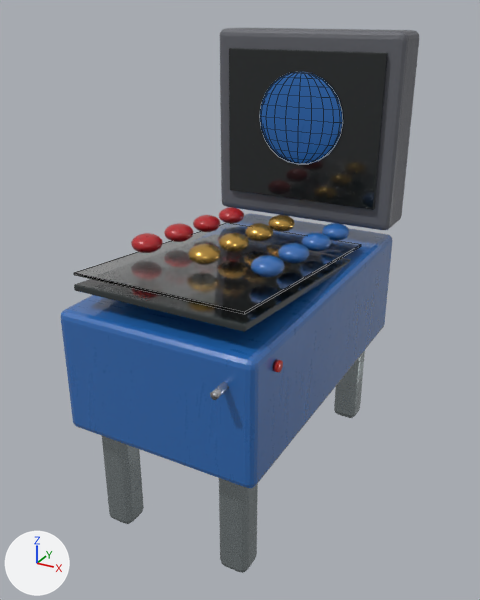
One commit to the Blender file inventario/assets/catalog/30/hiperreal.blend: the scene before it, then after it.
Camera for both pictures: a 50 mm lens placed at (1.118, -2.094, 1.359), pointed at (0.273, -0.558, 0.591). Lighting does not change. The marker at lower left points along +X, +Y and +Z. The picture after the commit comes second. Mesh edges are drawn as thin lines on the coarser meshes.

Objects in the first picture: 'Backbox', 'Backglass', 'Bumper.011', 'Hiperreal cristal del tablero', 'Leg.001', 'Leg.002', 'Leg.003', 'Pinball cabinet', 'Planet', 'Playfield' and 13 more.
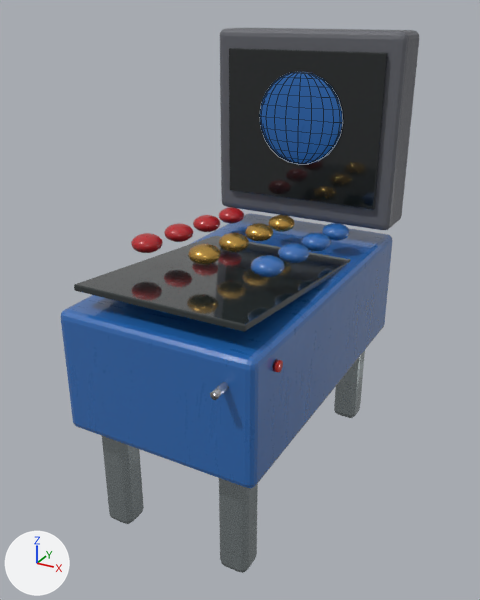
The change in detail:
Object 'Hiperreal cristal del tablero' (ob_hiperreal_cristal_del_tablero) is deleted.

Pixel boxes [x1, y1, x2, y2] of what changed, in the pictures (480 x 600 px):
'Hiperreal cristal del tablero', deleted
    before: [74, 223, 361, 314]
